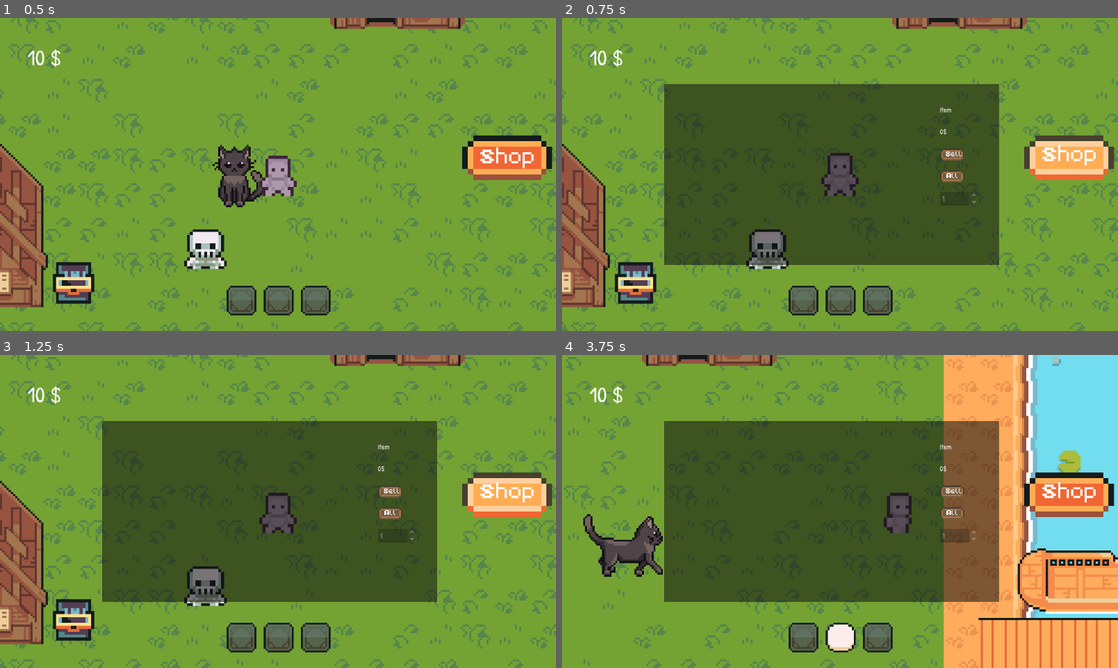
Above: before the commit, frames 1-4 (two rows, left to right).
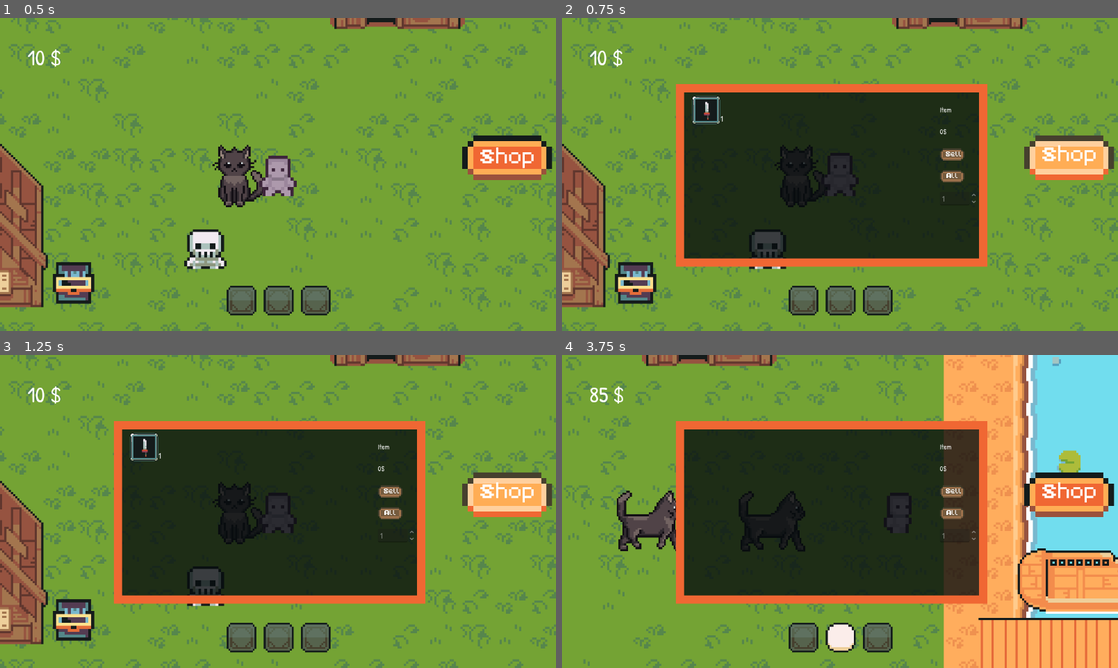
Above: after the commit, the same moments.

Repository: NileKnight1/tycoon
Game: Godot game, scene res://scenes/game.tscn
Two runs of this game, one before a commit and one after it. Both use one fixed random seed, a clock stepped at 60 frames per second and the inputs below.
Inputs (mouse positions are in pixels of both pictures, inside the frame that each line leads up to):
- Up to frame 1 (0.5 s): no input
- Up to frame 2 (0.75 s): click "Shop" at 0.5 s
- Up to frame 3 (1.25 s): no input
- Up to frame 4 (3.75 s): click (706, 448) at 1.27 s; click (801, 636) at 2 s; tap Enter (ui_accept) at 2.75, 3.02 s; move the mouse to (962, 495) at 2.77 s; hold D (right) from 2.78 s (still down); click (962, 495) at 2.85 s; tap 2 (t2) at 3.05, 3.6 s; move the mouse to (728, 527) at 3.52 s

Frame 1 is identical in both runs. In frame 2, 34% of the frame differs, in the area x 18-79%, y 21-80%; in frame 3, 34%; in frame 4, 37%, in the area x 3-79%, y 10-80%.

Commit message:
more inevnorty working

Diff:
--- a/scenes/game.tscn
+++ b/scenes/game.tscn
@@ -828,15 +828,79 @@
 anchor_top = 0.5
 anchor_right = 0.5
 anchor_bottom = 0.5
-offset_left = 366.0
+offset_left = 339.42664
 offset_top = -208.0
-offset_right = 782.1627
-offset_bottom = 562.59863
+offset_right = 758.7894
+offset_bottom = 508.85327
 grow_horizontal = 2
 grow_vertical = 2
 rotation = 1.5707964
 size_flags_horizontal = 4
-color = Color(0.05882353, 0.05882353, 0.05882353, 0.5411765)
+color = Color(0.023974389, 0.047819182, 0.055214085, 0.78039217)
+
+[node name="ColorRect2" type="ColorRect" parent="gui/inventory"]
+anchors_preset = 8
+anchor_left = 0.5
+anchor_top = 0.5
+anchor_right = 0.5
+anchor_bottom = 0.5
+offset_left = -358.56842
+offset_top = -208.00003
+offset_right = 61.43158
+offset_bottom = -189.14182
+grow_horizontal = 2
+grow_vertical = 2
+rotation = 1.5707964
+size_flags_horizontal = 4
+color = Color(0.9411765, 0.40392157, 0.2, 1)
+
+[node name="ColorRect3" type="ColorRect" parent="gui/inventory"]
+anchors_preset = 8
+anchor_left = 0.5
+anchor_top = 0.5
+anchor_right = 0.5
+anchor_bottom = 0.5
+offset_left = 339.0
+offset_top = -208.0
+offset_right = 759.0
+offset_bottom = -189.14178
+grow_horizontal = 2
+grow_vertical = 2
+rotation = 1.5707964
+size_flags_horizontal = 4
+color = Color(0.9411765, 0.40392157, 0.2, 1)
+
+[node name="ColorRect4" type="ColorRect" parent="gui/inventory"]
+anchors_preset = 8
+anchor_left = 0.5
+anchor_top = 0.5
+anchor_right = 0.5
+anchor_bottom = 0.5
+offset_left = -361.0
+offset_top = -208.0
+offset_right = 54.8537
+offset_bottom = -189.14178
+grow_horizontal = 2
+grow_vertical = 2
+scale = Vector2(1.64, 1)
+size_flags_horizontal = 4
+color = Color(0.9411765, 0.40392157, 0.2, 1)
+
+[node name="ColorRect5" type="ColorRect" parent="gui/inventory"]
+anchors_preset = 8
+anchor_left = 0.5
+anchor_top = 0.5
+anchor_right = 0.5
+anchor_bottom = 0.5
+offset_left = -361.0
+offset_top = 193.0
+offset_right = 54.8537
+offset_bottom = 211.85822
+grow_horizontal = 2
+grow_vertical = 2
+scale = Vector2(1.64, 1)
+size_flags_horizontal = 4
+color = Color(0.9411765, 0.40392157, 0.2, 1)
 
 [node name="sell" type="TextureButton" parent="gui"]
 anchors_preset = -1
--- a/scripts/cat.gd
+++ b/scripts/cat.gd
@@ -1,11 +1,12 @@
 extends CharacterBody2D
 
 @export var speed: float = 70
+@onready var taskbar = $"../../gui/taskbar"
 
 var player: Node2D
 var ch: AnimatedSprite2D
-
 var hitbox = 0
+var health = 1
 
 
 func _ready() -> void:
@@ -56,4 +57,10 @@
 
 func _input(event: InputEvent) -> void:
 	if Input.is_action_just_pressed("action") and hitbox == 1:
+		for i in taskbar.get_children():
+			if i.button_pressed && i.get_child(0).texture == load("res://assets/items/Small Knife.png") :
+				health -= 1
+				break
+
+	if(!health):
 		self.queue_free()
--- a/scripts/game.gd
+++ b/scripts/game.gd
@@ -141,14 +141,12 @@
 			if(i.get_index() == 0): continue
 			i.button_pressed = 0
 
-
 func _on_button_2_toggled(toggled_on: bool) -> void:
 	if toggled_on:
 		for i in taskbar.get_children():
 			if(i.get_index() == 1): continue
 			i.button_pressed = 0
 
-
 func _on_button_3_toggled(toggled_on: bool) -> void:
 	if toggled_on:
 		for i in taskbar.get_children():
--- a/scripts/global.gd
+++ b/scripts/global.gd
@@ -30,6 +30,8 @@
 	#print(currency)
 
 var items = [
+	{"name": "Small Knife", 	"price": 75		, "sellable": true, "holdable": true						},
+
 	{"name": "Apple", 			"price": 5		, "sellable": true, "holdable": true						},
 	{"name": "Banana", 			"price": 5		, "sellable": true, "holdable": true						},
 	{"name": "Orange", 			"price": 5		, "sellable": true, "holdable": true						},
--- a/scripts/inventory.gd
+++ b/scripts/inventory.gd
@@ -43,6 +43,8 @@
 
 func _ready() -> void:
 	global.inventory = self
+
+	_update_inventory("Small Knife", 1)
 	#print(inventory_items[")
 
 	#print(item_exist("apple"))
@@ -163,12 +165,11 @@
 	###
 
 	for child in get_children():
-		if child is Label or child is Button or child is SpinBox or child is TextureButton:
+		if child is Label or child is Button or child is SpinBox or child is TextureButton or child is TextureRect:
 			child.queue_free()
 
 	var item_name = Label.new()
 	var item_price = Label.new()
-
 
 	add_child(item_name)
 	item_name.text = "Item"
@@ -190,12 +191,23 @@
 		var ypos = ((i-(4*row))*100)+180
 
 		var icon = TextureButton.new()
+
 		icon.texture_normal = load("res://assets/items/%s.png" % inventory_items[i]["name"])
 
+
+		var frame = TextureRect.new()
+		frame.texture = load("res://assets/ui/sq.png")
+
+
+
+		add_child(frame)
 		add_child(icon)
 
-		icon.position = Vector2(xpos, ypos)
-		icon.size = Vector2(64,64)
+		frame.position = Vector2(xpos, ypos)
+		frame.size = Vector2(64, 64)
+
+		icon.position = Vector2(xpos+10, ypos+10)
+		icon.size = Vector2(47,47)
 
 		icon.ignore_texture_size = true
 		icon.stretch_mode = TextureButton.STRETCH_KEEP_ASPECT_CENTERED
Binary file added: assets/items/Small Knife.png
Not shown, added: assets/items/Small Knife.png.import
